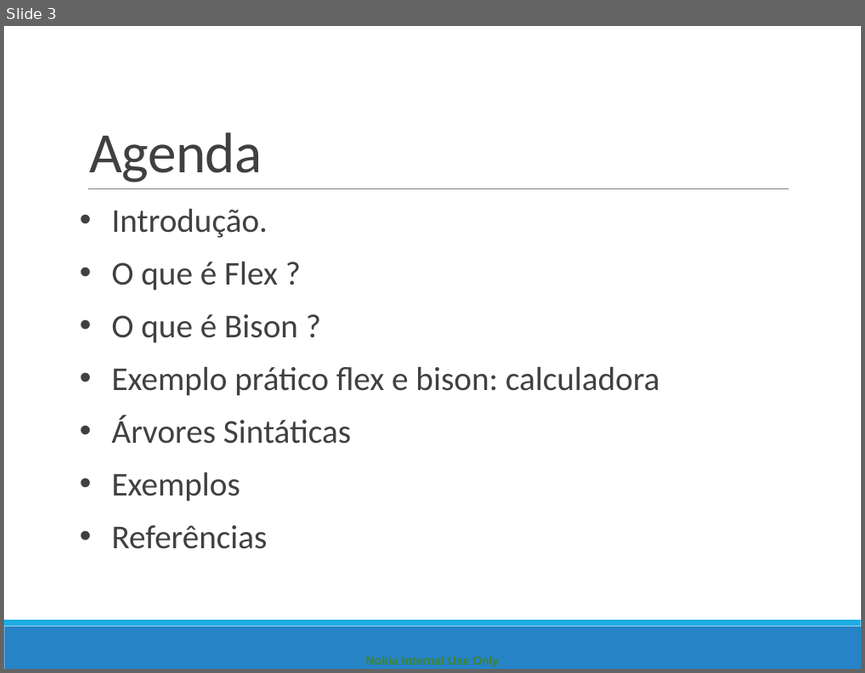
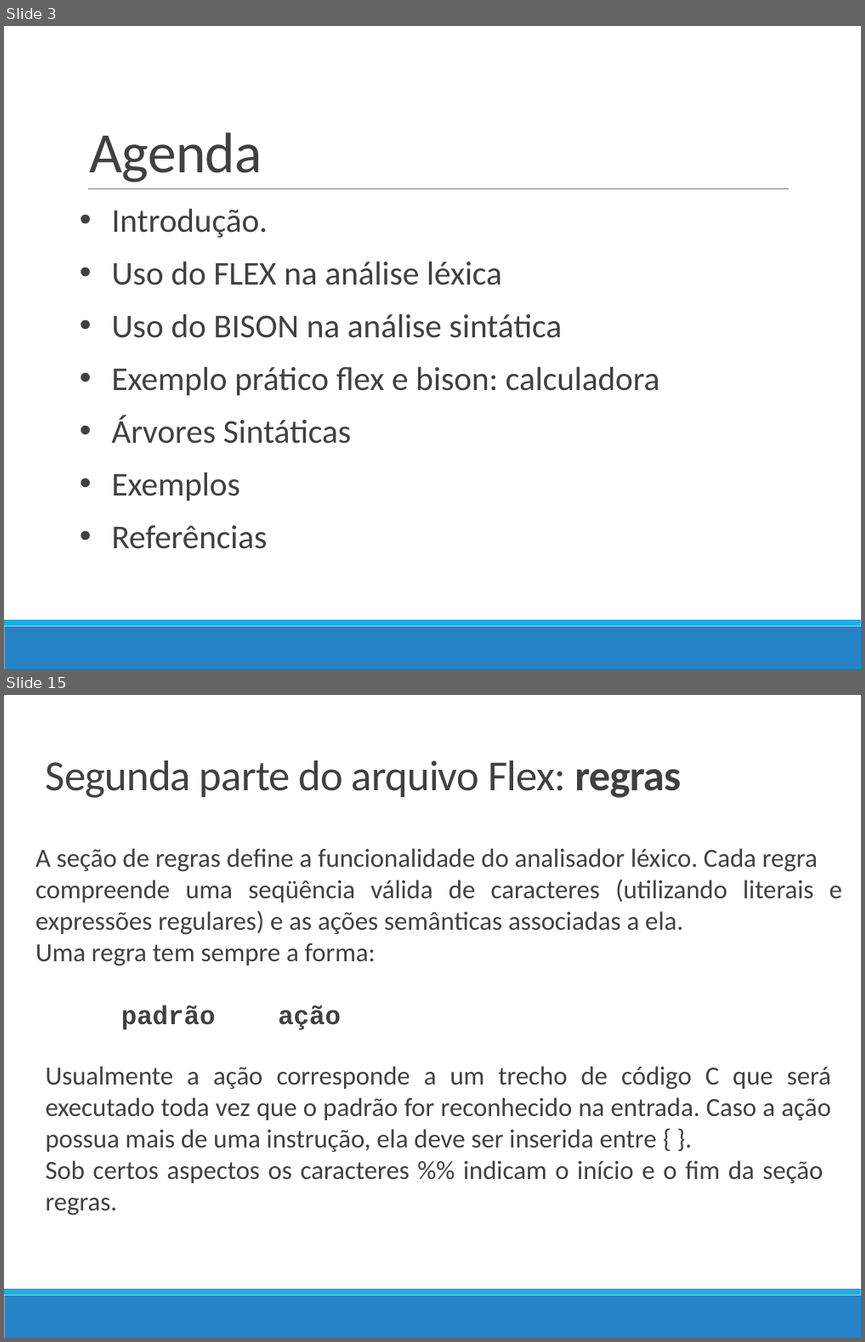
Before and after one commit to darlissonmar/compz-equipe-05-2013-1, a slide deck: trabalho-04/Apresentacao/Apresentacao_Compiladores.pptx. Shown one above the other, each under a label of ours: slide 3 before the commit, slides 3 and 15 after it; the slides between them are not shown. The pictures are 865x673 and 865x1342 pixels, drawn with LibreOffice and Linux fonts; fonts in the diff are those of the drawing. Boxes give left, top, right and bottom in pixels: in the first picture for what was removed or moved away, otherwise in the second. Text is boxed around its words. In the diff, an @@ line names an element or a change of style, - is before the commit and + after.

```diff
--- a/trabalho-04/Apresentacao/Apresentacao_Compiladores.pptx
+++ b/trabalho-04/Apresentacao/Apresentacao_Compiladores.pptx
@@ slide 15 added at (4,695,861,1338), background #FFFFFF; not listed: 2 template elements that a slide beside it also shows @@
@@ title added at (46,760,681,798), 36 pt, text #404040 @@
+Segunda parte do arquivo Flex: regras
@@ text added at (35,848,842,1030), 22 pt, text #404040 @@
+A seção de regras define a funcionalidade do analisador léxico. Cada regra
+compreende uma seqüência válida de caracteres (utilizando literais e expressões regulares) e as ações semânticas associadas a ela.
+Uma regra tem sempre a forma:
+padrão ação
@@ text added at (46,1066,831,1215), 22 pt, text #404040 @@
+Usualmente a ação corresponde a um trecho de código C que será executado toda vez que o padrão for reconhecido na entrada. Caso a ação possua mais de uma instrução, ela deve ser inserida entre { }.
+Sob certos aspectos os caracteres %% indicam o início e o fim da seção regras.
@@ slide 3 changed as well @@
@@ text at (112,261,562,338): text changed @@
-• O que é Flex ?
-• O que é Bison ?
+• Uso do FLEX na análise léxica
+• Uso do BISON na análise sintática
@@ text removed at (366,656,499,667) @@
-Nokia Internal Use Only
```
Also in this commit, not shown: 36 other slides changed, 117 other slides added, 6 slides removed.
